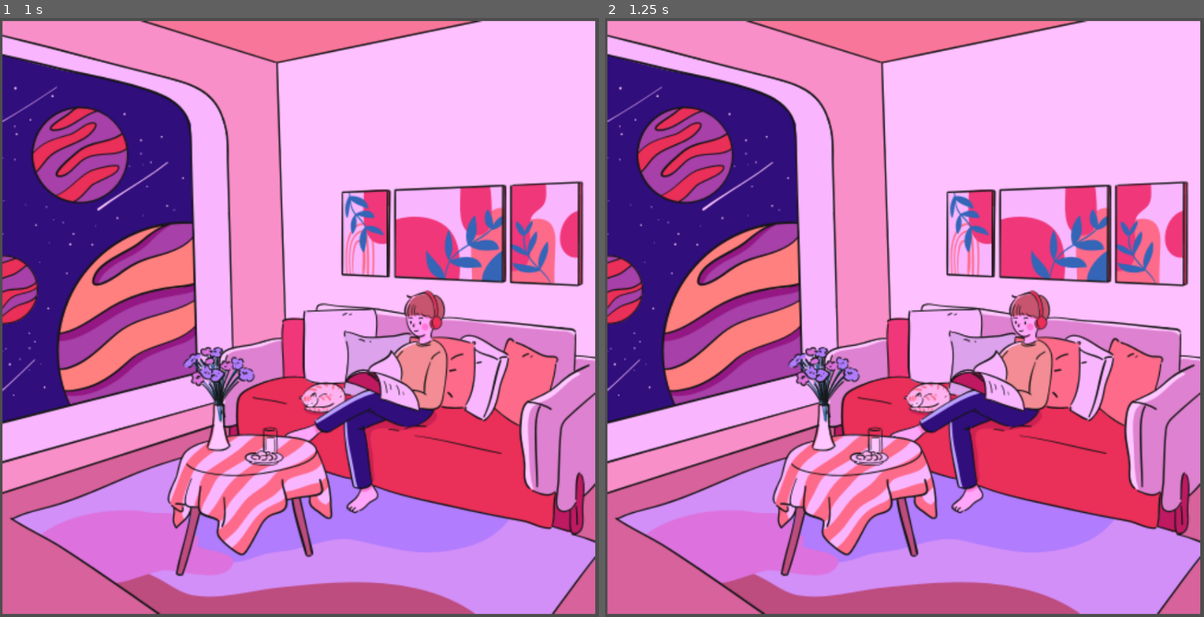
Above: before the commit, frames 1-2 (left to right).
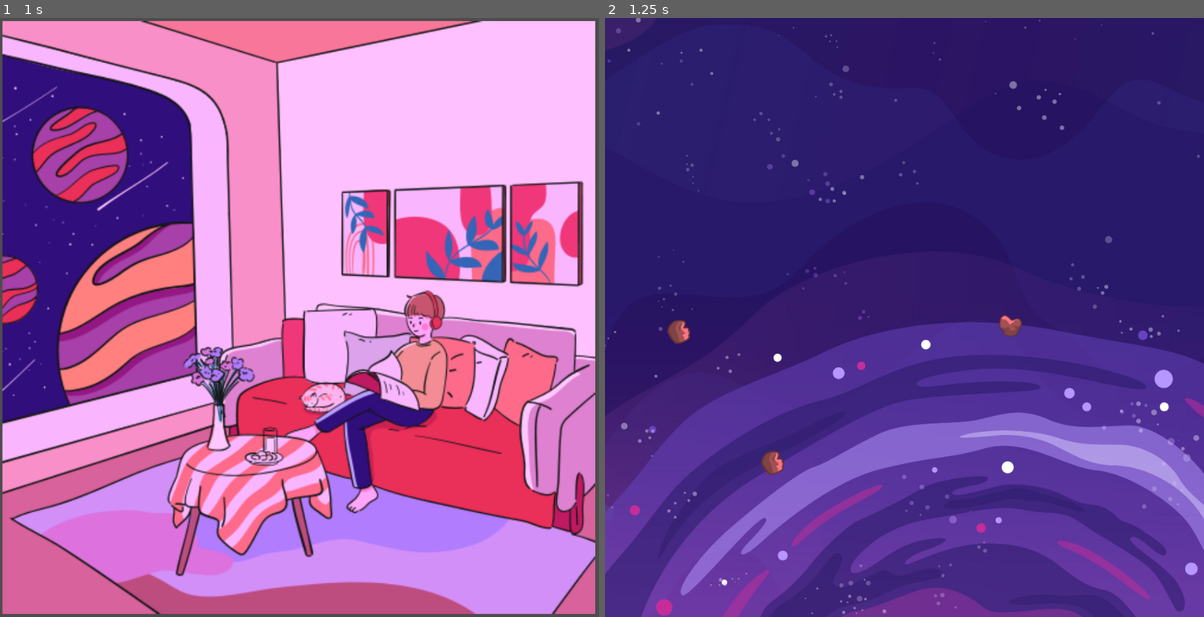
Above: after the commit, the same moments.

Repository: burmesepotato/godot-scene-transition
Game: Godot game, scene res://scenes/living_room.tscn
Two runs of this game, one before a commit and one after it. Both use one fixed random seed, a clock stepped at 60 frames per second and the inputs below.
Inputs (mouse positions are in pixels of both pictures, inside the frame that each line leads up to):
- Up to frame 1 (1 s): tap Enter at 0.5 s; move the mouse to (89, 239) at 0.52 s; press the mouse at (89, 239) at 0.53 s
- Up to frame 2 (1.25 s): no input

Frame 1 is identical in both runs. In frame 2, 92% of the frame differs, in the area x 0-100%, y 0-100%.
Error before the commit: Attempt to call function 'transition_to' in base 'null instance' on a null instance. (res://scripts/living_room.gd:9)

Commit message:
Adds SceneTransitionRect as child node in LivingRoom scene

Diff:
--- a/scenes/living_room.tscn
+++ b/scenes/living_room.tscn
@@ -1,7 +1,8 @@
-[gd_scene load_steps=5 format=3 uid="uid://bokm714jbbg7n"]
+[gd_scene load_steps=6 format=3 uid="uid://bokm714jbbg7n"]
 
 [ext_resource type="Texture2D" uid="uid://boclp0r3weua6" path="res://assets/living-room.svg" id="1_4t8v1"]
 [ext_resource type="Script" uid="uid://65vq2mwpov1j" path="res://scripts/living_room.gd" id="1_a7140"]
+[ext_resource type="PackedScene" uid="uid://clgoigbvrr1ym" path="res://scenes/scene_transition_rect.tscn" id="3_dxoax"]
 
 [sub_resource type="RectangleShape2D" id="RectangleShape2D_4t8v1"]
 size = Vector2(148.947, 233.158)
@@ -12,6 +13,8 @@
 
 [node name="LivingRoom" type="Node2D"]
 script = ExtResource("1_a7140")
+
+[node name="SceneTransitionRect" parent="." instance=ExtResource("3_dxoax")]
 
 [node name="LivingRoomSprite" type="Sprite2D" parent="."]
 position = Vector2(479, 480)
--- a/scripts/living_room.gd
+++ b/scripts/living_room.gd
@@ -1,7 +1,6 @@
 extends Node2D
 
-#@onready var _transition_rect := $SceneTransitionRect
-@onready var _transition_rect : ColorRect = $Scene
+@onready var _transition_rect := $SceneTransitionRect
 
 func _on_spaceWindow_clicked(_viewport: Node, event: InputEvent, _shape_idx: int) -> void:
 	if event.is_action_pressed("MouseLeftClick"):
